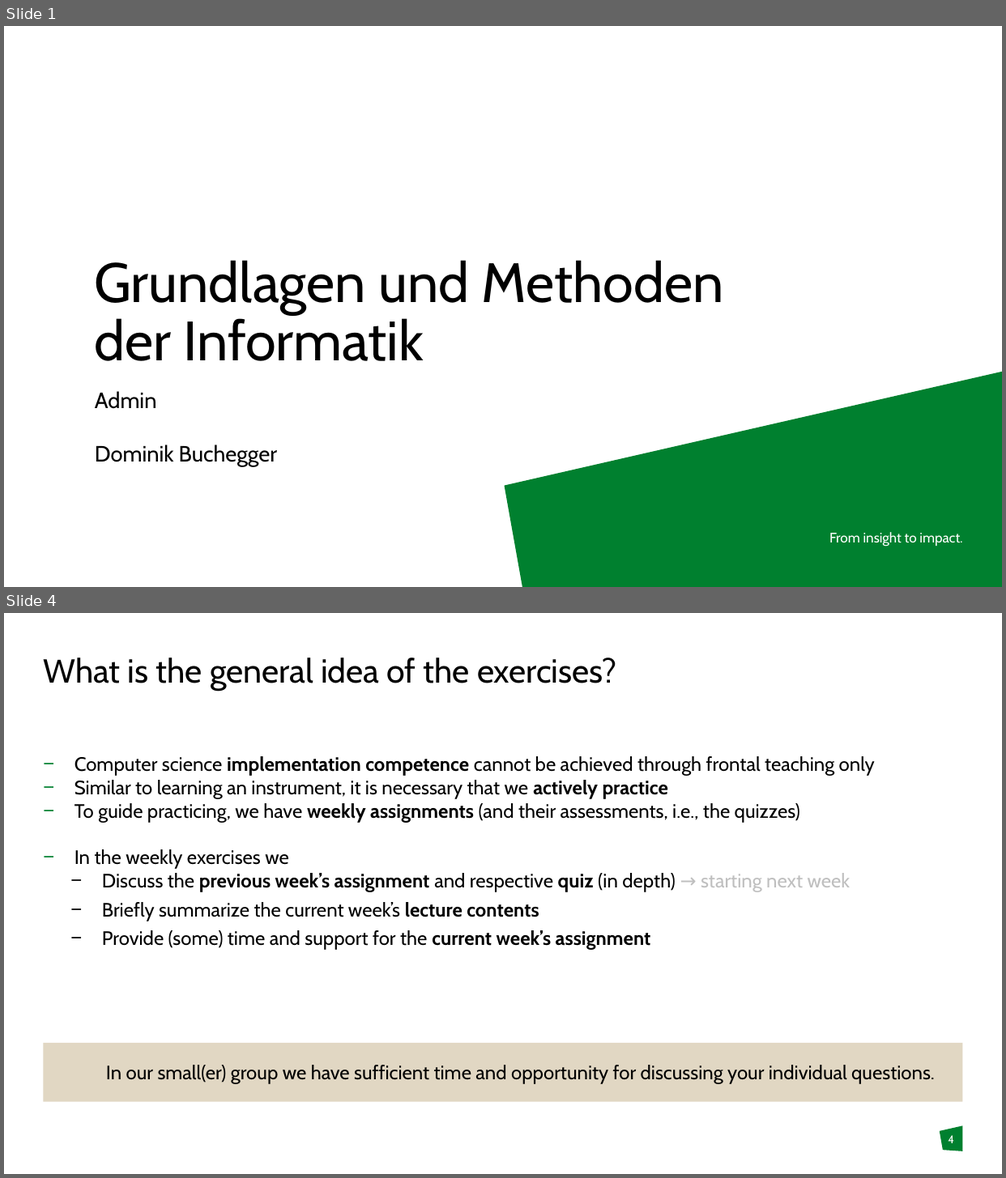
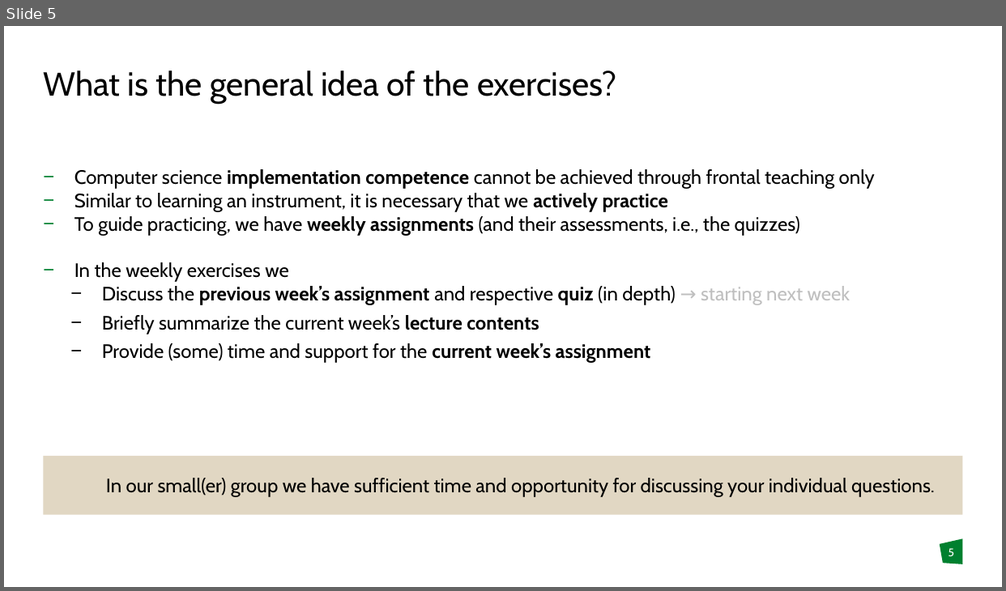
Before and after one commit to DomBBB/dombbb.github.io, a slide deck: Presentation/Presentation_W0.pptx. Shown one above the other, each under a label of ours: slides 1 and 4 before the commit, slide 5 after it; the slides between them are not shown. The pictures are 1006x1178 and 1006x591 pixels, drawn with LibreOffice and Linux fonts; fonts in the diff are those of the drawing; background and template pictures are left out. Boxes give left, top, right and bottom in pixels: in the first picture for what was removed or moved away, otherwise in the second. Text is boxed around its words. In the diff, an @@ line names an element or a change of style, - is before the commit and + after.

```diff
--- a/Presentation/Presentation_W0.pptx
+++ b/Presentation/Presentation_W0.pptx
@@ slide 1 removed at (4,26,1002,587), background picture (left out); not listed: 1 template element that a slide beside it also shows @@
@@ title removed at (94,260,724,361) @@
-Grundlagen und Methoden
-der Informatik
@@ freeform shape removed at (504,371,1002,587) @@
@@ text removed at (95,391,278,467) @@
-Admin
-Dominik Buchegger
@@ text removed at (829,532,962,547) @@
-From insight to impact.
@@ what was slide 4 is now slide 5 @@
@@ page number at (948,548,954,557): text changed @@
-4
+5
```
Also in this commit, not shown: 2 slides changed, 2 slides added, 7 other slides removed.
